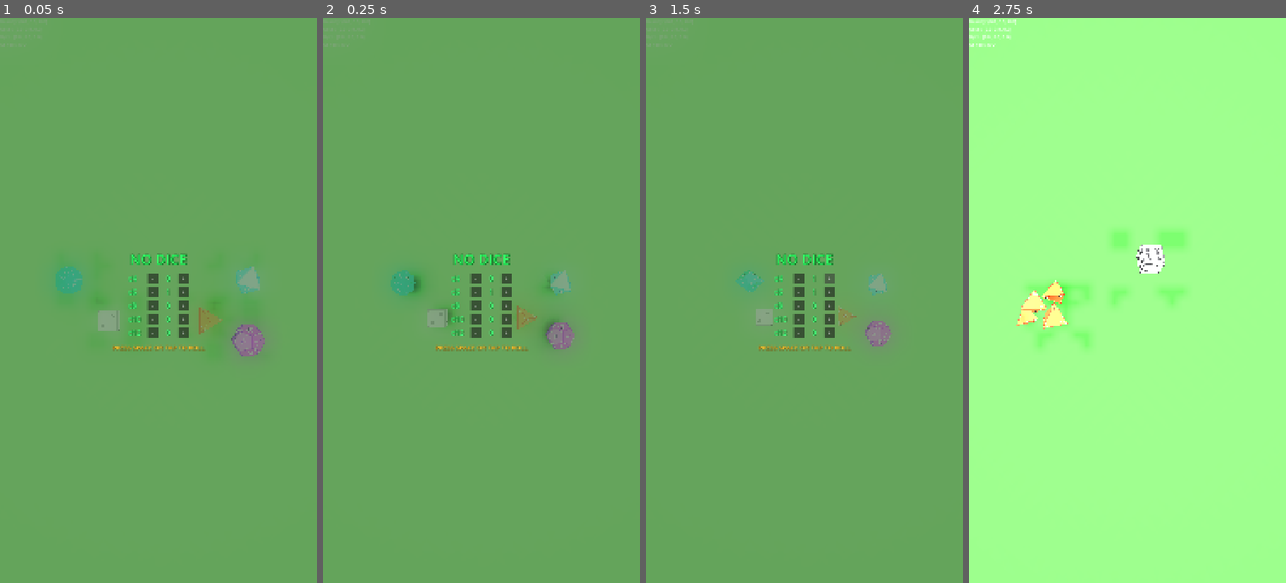
Above: before the commit, frames 1-4 (left to right).
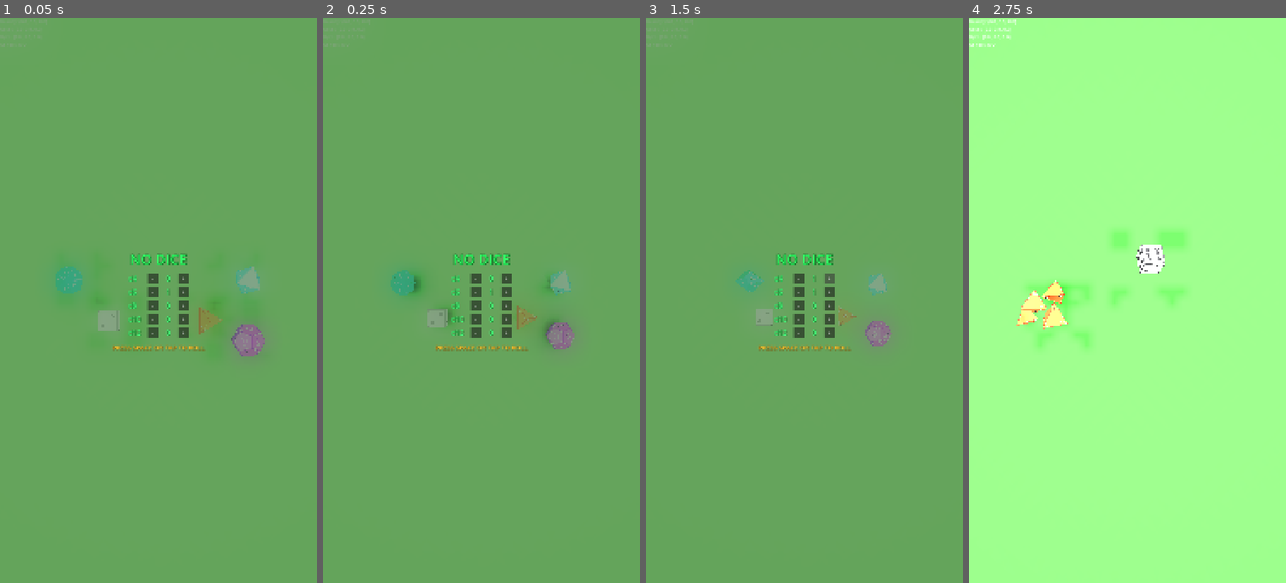
Above: after the commit, the same moments.

Repository: MatthieuLJ/no_dice
Game: Godot game, scene res://die.tscn
Same seed, same stepped clock (60 frames per second), same inputs: the game is played once before the commit and once after it.
Inputs (mouse positions are in pixels of both pictures, inside the frame that each line leads up to):
- Up to frame 1 (0.05 s): no input
- Up to frame 2 (0.25 s): no input
- Up to frame 3 (1.5 s): click "-" at 0.5 s; click "+" at 1.25 s
- Up to frame 4 (2.75 s): tap Space at 2, 2.27 s; move the mouse to (1197, 272) at 2.02 s; hold Right (ui_right) from 2.03 s (still down); tap Enter at 2.1 s; click (1197, 272) at 2.17 s

The runs differ from the first frame. In frame 1, less than 0.1% of the frame differs, in the area x 18-83%, y 45-60%; in frame 2, less than 0.1%; in frame 3, less than 0.1%; in frame 4, nothing differs.

Commit message:
feat(dice): configure constant opposite side sums for D8 (9), D10 (9), and D12 (13)

Diff:
--- a/d8.gd
+++ b/d8.gd
@@ -6,15 +6,16 @@
 static var VERTICES: Array[Vector3] = []
 
 # Symmetric face specs: tri is 3D CCW outward; top, bl, br map to exact non-mirrored 2D UV corners
+# Opposite face pairs sum to constant 9 (1+8, 2+7, 3+6, 4+5)
 static var FACE_SPECS: Array = [
 	{ "tri": Vector3i(0, 4, 2), "top": 2, "bl": 4, "br": 0 }, # Face 0 (Num 1: +X, +Y, +Z)
-	{ "tri": Vector3i(0, 3, 4), "top": 0, "bl": 4, "br": 3 }, # Face 1 (Num 8: +X, -Y, +Z)
-	{ "tri": Vector3i(0, 2, 5), "top": 2, "bl": 0, "br": 5 }, # Face 2 (Num 2: +X, +Y, -Z)
-	{ "tri": Vector3i(0, 5, 3), "top": 0, "bl": 3, "br": 5 }, # Face 3 (Num 7: +X, -Y, -Z)
-	{ "tri": Vector3i(1, 5, 2), "top": 2, "bl": 5, "br": 1 }, # Face 4 (Num 3: -X, +Y, -Z)
-	{ "tri": Vector3i(1, 3, 5), "top": 1, "bl": 5, "br": 3 }, # Face 5 (Num 6: -X, -Y, -Z)
-	{ "tri": Vector3i(1, 2, 4), "top": 2, "bl": 1, "br": 4 }, # Face 6 (Num 4: -X, +Y, +Z)
-	{ "tri": Vector3i(1, 4, 3), "top": 1, "bl": 3, "br": 4 }  # Face 7 (Num 5: -X, -Y, +Z)
+	{ "tri": Vector3i(0, 2, 5), "top": 2, "bl": 0, "br": 5 }, # Face 1 (Num 2: +X, +Y, -Z)
+	{ "tri": Vector3i(1, 2, 4), "top": 2, "bl": 1, "br": 4 }, # Face 2 (Num 3: -X, +Y, +Z)
+	{ "tri": Vector3i(1, 5, 2), "top": 2, "bl": 5, "br": 1 }, # Face 3 (Num 4: -X, +Y, -Z)
+	{ "tri": Vector3i(0, 3, 4), "top": 0, "bl": 4, "br": 3 }, # Face 4 (Num 5: +X, -Y, +Z, opposite Face 3 = 4)
+	{ "tri": Vector3i(0, 5, 3), "top": 0, "bl": 3, "br": 5 }, # Face 5 (Num 6: +X, -Y, -Z, opposite Face 2 = 3)
+	{ "tri": Vector3i(1, 4, 3), "top": 1, "bl": 3, "br": 4 }, # Face 6 (Num 7: -X, -Y, +Z, opposite Face 1 = 2)
+	{ "tri": Vector3i(1, 3, 5), "top": 1, "bl": 5, "br": 3 }  # Face 7 (Num 8: -X, -Y, -Z, opposite Face 0 = 1)
 ]
 
 static func _static_init() -> void:
Binary file changed: textures/d10_texture.png
Binary file changed: textures/d12_texture.png
Binary file changed: textures/d8_texture.png
Not shown, changed: scripts/generate_d10_texture.py
Not shown, changed: scripts/generate_d12_texture.py
Not shown, changed: scripts/generate_d8_texture.py
